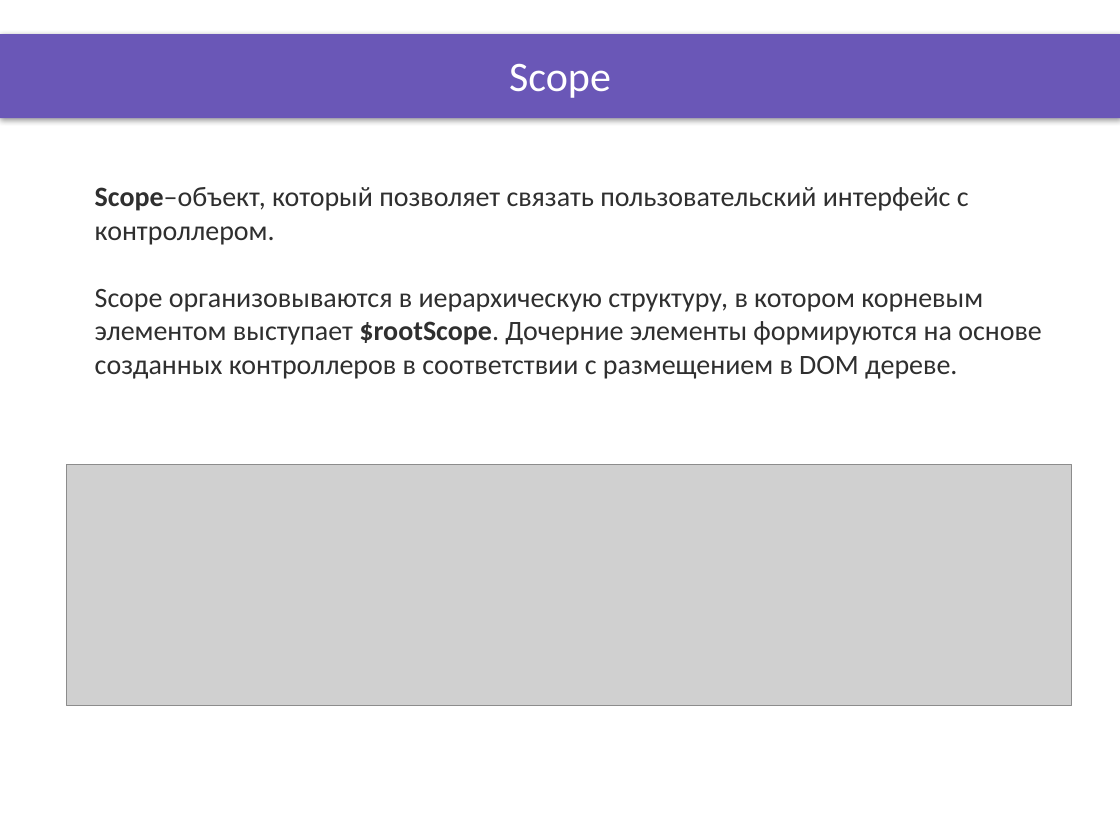
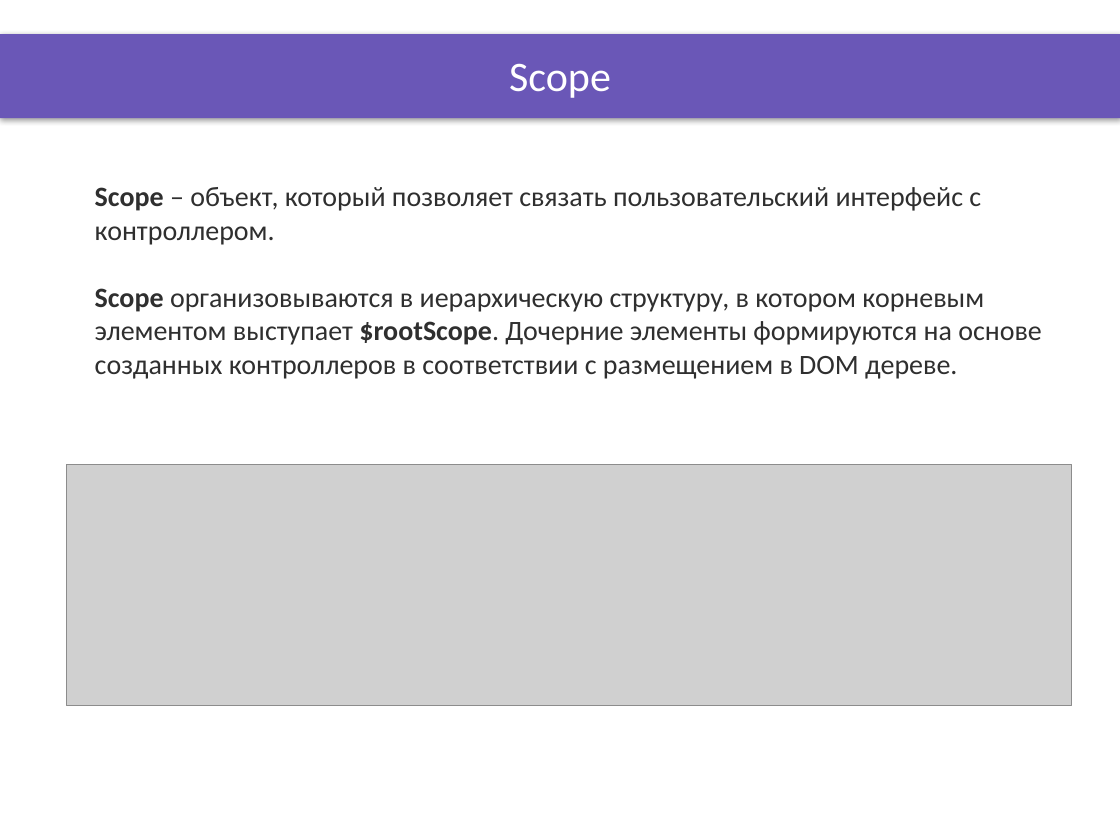
Before and after one commit to OleksandrPetryk/ignite, a slide deck: slide 3 of AngularJS/lesson_12/Presentation/Controllers_scope.pptx. Drawn at 1120x840 pixels with LibreOffice and Linux fonts; fonts in the diff are those of the drawing; grey boxes stand for pictures; background and template pictures are left out. Boxes give left, top, right and bottom in pixels: in the first picture for what was removed or moved away, otherwise in the second. Text is boxed around its words. In the diff, an @@ line names an element or a change of style, - is before the commit and + after.

```diff
--- a/AngularJS/lesson_12/Presentation/Controllers_scope.pptx
+++ b/AngularJS/lesson_12/Presentation/Controllers_scope.pptx
@@ text at (x1=95, y1=187, x2=981, y2=245): spaces changed @@
-Scope–объект, который позволяет связать пользовательский интерфейс с контроллером.
+Scope – объект, который позволяет связать пользовательский интерфейс с контроллером.
@@ text at (x1=95, y1=288, x2=1042, y2=379): bold on in "Scope" @@
```
Also in this commit, not shown: 1 other slide changed, 19 other files.
